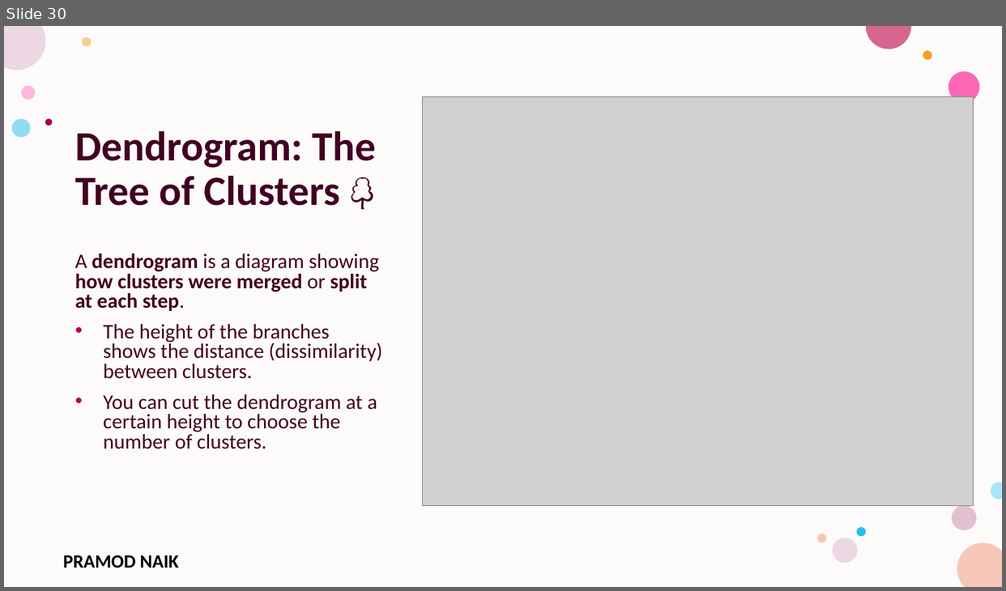
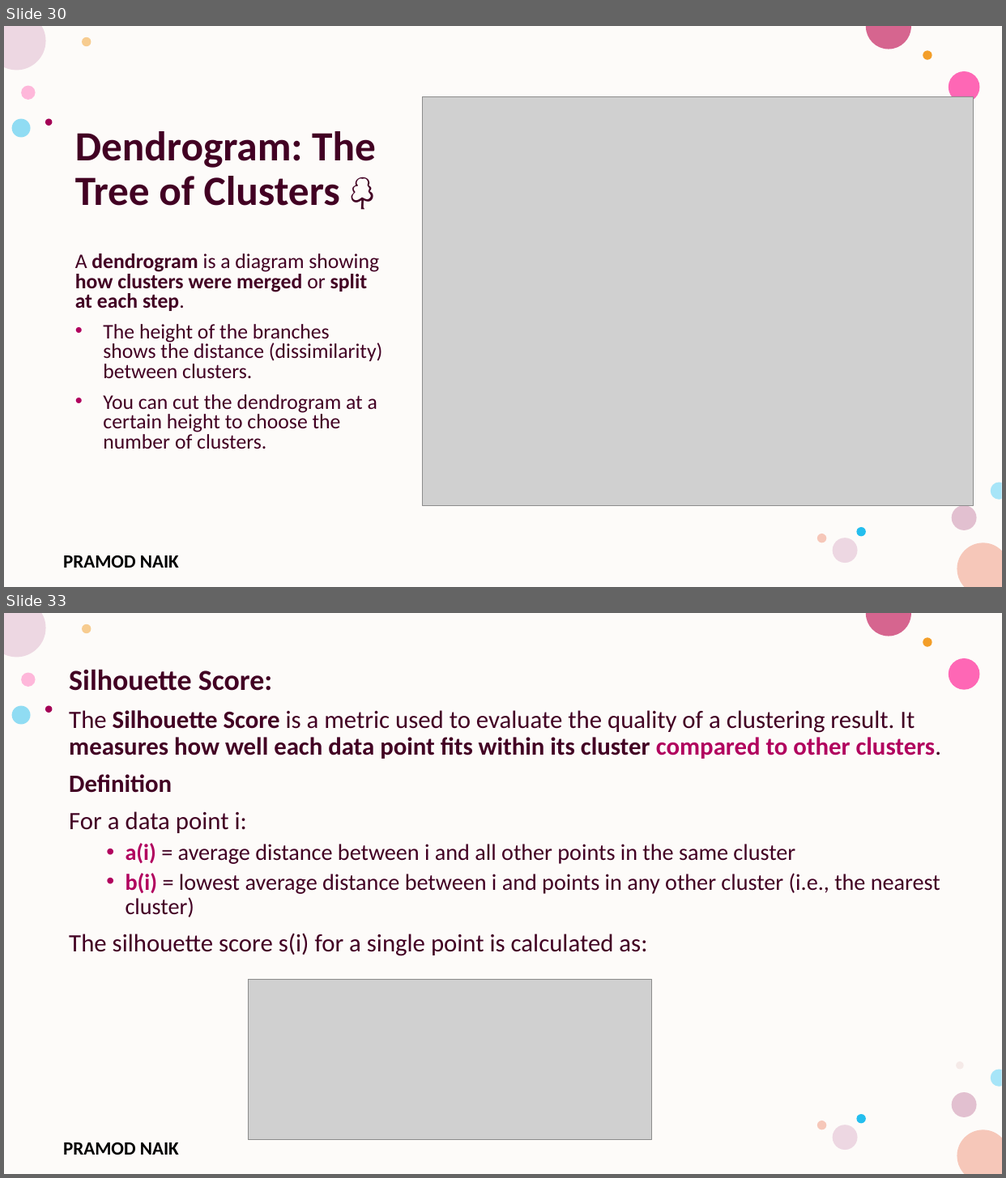
Before and after one commit to PRAMODNAIK-DEV/MCA-2nd-Sem-ML-Data-Analytics-Shridevi-College, a slide deck: Theory Class-Notes/Unit-3 Unsupervised Learning.pptx. Shown one above the other, each under a label of ours: slide 30 before the commit, slides 30 and 33 after it; the slides between them are not shown. The pictures are 1006x591 and 1006x1178 pixels, drawn with LibreOffice and Linux fonts; fonts in the diff are those of the drawing; grey boxes stand for pictures; background and template pictures are left out. Boxes give left, top, right and bottom in pixels: in the first picture for what was removed or moved away, otherwise in the second. Text is boxed around its words. In the diff, an @@ line names an element or a change of style, - is before the commit and + after.

Commit message:
Completed Clustering Theory and Lab.

```diff
--- a/Theory Class-Notes/Unit-3 Unsupervised Learning.pptx
+++ b/Theory Class-Notes/Unit-3 Unsupervised Learning.pptx
@@ slide 33 added at (4, 613, 1002, 1174), background #FFFFFF; not listed: 16 template elements that a slide beside it also shows @@
@@ text added at (69, 669, 941, 956), 24 pt, text #420023 @@
+Silhouette Score:
+The Silhouette Score is a metric used to evaluate the quality of a clustering result. It measures how well each data point fits within its cluster compared to other clusters.
+Definition
+For a data point i:
+  • a(i) = average distance between i and all other points in the same cluster
+  • b(i) = lowest average distance between i and points in any other cluster (i.e., the nearest cluster)
+The silhouette score s(i) for a single point is calculated as:
@@ picture added at (249, 980, 652, 1140) @@
@@ ellipse added at (957, 1063, 964, 1070), fill #E3BEBE at 28% opacity @@
```
Also in this commit, not shown: 1 slide changed, 31 other slides added, 3 other files.
